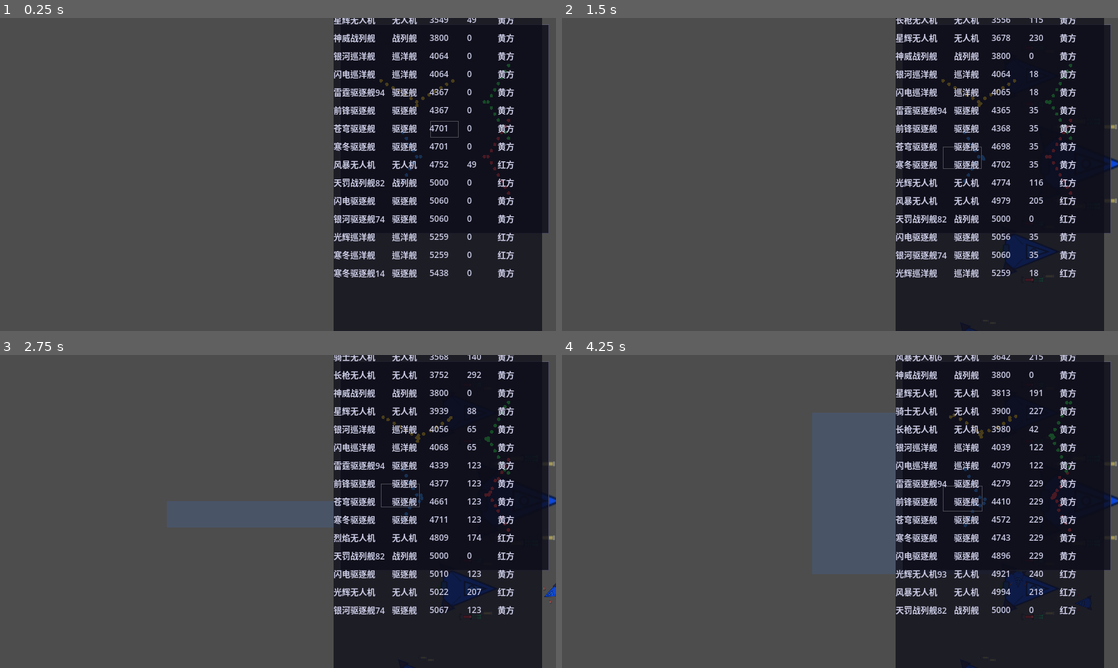
Above: before the commit, frames 1-4 (two rows, left to right).
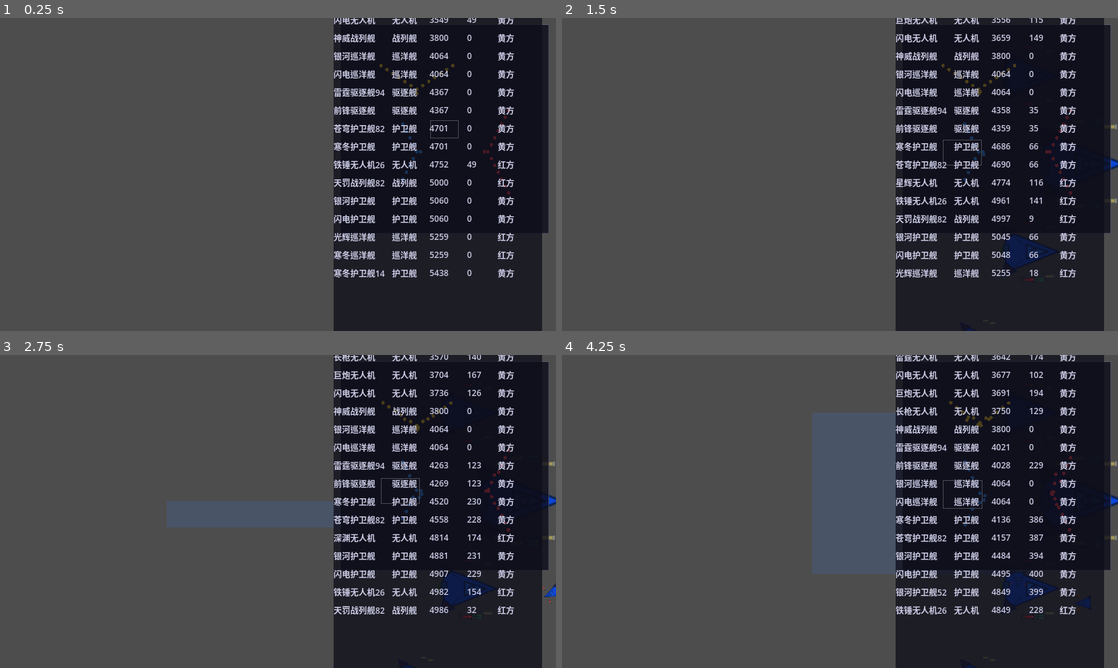
Above: after the commit, the same moments.

Repository: ZhanXuzhao/SpaceRTS
Game: Godot game, scene res://scenes/main.tscn
Two runs of this game, one before a commit and one after it. Both use one fixed random seed, a clock stepped at 60 frames per second and the inputs below.
Inputs (mouse positions are in pixels of both pictures, inside the frame that each line leads up to):
- Up to frame 1 (0.25 s): no input
- Up to frame 2 (1.5 s): click (1001, 21) at 0.52 s; tap Enter at 1.25 s; move the mouse to (962, 158) at 1.27 s; hold W from 1.28 s (still down); tap R at 1.35 s; click (962, 158) at 1.42 s
- Up to frame 3 (2.75 s): release W at 2 s; drag from (166, 527) to (517, 502) at 2.02 s
- Up to frame 4 (4.25 s): move the mouse to (895, 442) at 2.77 s; hold W 2.78-3.5 s; tap H at 2.85 s; drag from (812, 574) to (1029, 414) at 3.52 s

The runs differ from the first frame. In frame 1, 1.3% of the frame differs, in the area x 60-92%, y 0-83%; in frame 2, 1.8%; in frame 3, 2.7%; in frame 4, 3.9%, in the area x 60-94%, y 0-83%.

Commit message:
阵营初始化可配置：faction_config 移到 game_config.gd，AI 指挥官偏好随机分配

Diff:
--- a/game_config.gd
+++ b/game_config.gd
@@ -90,9 +90,7 @@
 # ===== 相机 =====
 const SCROLL_SPEED := 1000.0
 
-# ===== 舰队配置 =====
-# 每个阵营独立配置，数组 [随机, 护卫舰, 驱逐舰, 巡洋舰, 战列舰]
-const FLEET_BLUE   := [0, 4, 2, 2, 1]
-const FLEET_RED    := [0, 8, 2, 2, 1]
-const FLEET_YELLOW := [0, 2, 8, 2, 1]
-const FLEET_GREEN  := [0, 2, 2, 8, 1]
+# ===== 阵营配置 =====
+## 二维数组：[[随机船, 护卫舰, 驱逐舰, 巡洋舰, 战列舰], ...]
+## a.length = 阵营数量，a[0] = 玩家阵营，其余为AI阵营
+static var faction_config: Array = [[0, 4, 2, 2, 1], [0, 8, 2, 2, 1], [0, 8, 2, 2, 1]]
--- a/scripts/main.gd
+++ b/scripts/main.gd
@@ -65,6 +65,34 @@
 var _overlay: CanvasLayer
 
 
+# ----- 阵营属性查找表 -----
+const _TEAM_COLORS := {
+	Unit.Team.BLUE: Color(0.2, 0.5, 1.0),
+	Unit.Team.RED: Color(1.0, 0.25, 0.25),
+	Unit.Team.YELLOW: Color(1.0, 0.8, 0.1),
+	Unit.Team.GREEN: Color(0.2, 1.0, 0.3),
+}
+const _TEAM_DIRECTIONS := {
+	Unit.Team.BLUE: Vector2.RIGHT,
+	Unit.Team.RED: Vector2.LEFT,
+	Unit.Team.YELLOW: Vector2.DOWN,
+	Unit.Team.GREEN: Vector2.DOWN,
+}
+## 每个阵营的初始位置（与阵营枚举索引对应）
+const _SPAWN_POSITIONS := {
+	Unit.Team.BLUE: Vector2(1000, 800),
+	Unit.Team.RED: Vector2(6000, 800),
+	Unit.Team.YELLOW: Vector2(1000, -3000),
+	Unit.Team.GREEN: Vector2(6000, -3000),
+}
+const _TEAM_NAMES := {
+	Unit.Team.BLUE: "蓝队",
+	Unit.Team.RED: "红队",
+	Unit.Team.YELLOW: "黄队",
+	Unit.Team.GREEN: "绿队",
+}
+
+
 func _ready() -> void:
 	# 暂停时 Main 仍需接收输入
 	process_mode = Node.PROCESS_MODE_ALWAYS
@@ -188,14 +216,9 @@
 	# 只剩一个阵营存活时结束
 	if alive.keys().size() <= 1:
 		_game_over = true
-		if alive.has(Unit.Team.BLUE):
-			_winner = "蓝队"
-		elif alive.has(Unit.Team.RED):
-			_winner = "红队"
-		elif alive.has(Unit.Team.YELLOW):
-			_winner = "黄队"
-		elif alive.has(Unit.Team.GREEN):
-			_winner = "绿队"
+		if alive.size() == 1:
+			var surviving_team = alive.keys()[0]
+			_winner = _team_to_name(surviving_team)
 		else:
 			_winner = "无"
 		_overlay.show(); _overlay.build_menu()
@@ -653,23 +676,21 @@
 
 
 func _ai_controller_init() -> void:
-	# 红方指挥官：优先攻击小船
-	var ai_red = _AI_CTL_SCRIPT.new()
-	ai_red.init(_units, Unit.Team.RED, _AI_CTL_SCRIPT.TargetPref.SMALL_FIRST)
-	add_child(ai_red)
-	_ai_controllers.append(ai_red)
-
-	# 黄方指挥官：优先攻击大船
-	var ai_yellow = _AI_CTL_SCRIPT.new()
-	ai_yellow.init(_units, Unit.Team.YELLOW, _AI_CTL_SCRIPT.TargetPref.BIG_FIRST)
-	add_child(ai_yellow)
-	_ai_controllers.append(ai_yellow)
-
-	# 绿方指挥官：优先攻击总威胁度最高的阵营中的高威胁单位
-	var ai_green = _AI_CTL_SCRIPT.new()
-	ai_green.init(_units, Unit.Team.GREEN, _AI_CTL_SCRIPT.TargetPref.THREAT_FOCUS)
-	add_child(ai_green)
-	_ai_controllers.append(ai_green)
+	# 除第一个阵营（玩家）外，其余阵营由AI指挥官控制，偏好随机分配
+	var prefs = [
+		_AI_CTL_SCRIPT.TargetPref.SMALL_FIRST,
+		_AI_CTL_SCRIPT.TargetPref.BIG_FIRST,
+		_AI_CTL_SCRIPT.TargetPref.THREAT_FOCUS,
+	]
+	var max_teams = 4
+	var count = mini(GameConfig.faction_config.size(), max_teams)
+	for i in range(1, count):
+		var team = _index_to_team(i)
+		var pref = prefs[randi() % prefs.size()]
+		var ai = _AI_CTL_SCRIPT.new()
+		ai.init(_units, team, pref)
+		add_child(ai)
+		_ai_controllers.append(ai)
 
 
 func _find_unit_at_world(world_pos: Vector2) -> Unit:
@@ -698,6 +719,20 @@
 	return null
 
 
+## 阵营索引 → Team 枚举（最多支持4个阵营）
+static func _index_to_team(index: int) -> Unit.Team:
+	match index:
+		0: return Unit.Team.BLUE
+		1: return Unit.Team.RED
+		2: return Unit.Team.YELLOW
+		3: return Unit.Team.GREEN
+	return Unit.Team.BLUE
+
+## Team 枚举 → 中文阵营名
+static func _team_to_name(team: Unit.Team) -> String:
+	return _TEAM_NAMES.get(team, "未知")
+
+
 func _draw_overlay() -> void:
 	"""在 CanvasLayer 上绘制临时游戏结束画面（屏幕坐标）"""
 	var vsize = get_viewport().get_visible_rect().size
@@ -705,7 +740,7 @@
 	if _game_over:
 		draw_rect(Rect2(Vector2.ZERO, vsize), Color(0, 0, 0, 0.65), true)
 		var center = vsize / 2
-		var is_victory = _winner == "蓝队"
+		var is_victory = _winner == _team_to_name(Unit.Team.BLUE)
 		var title = "胜利" if is_victory else "失败"
 		var title_color = Color(0.3, 1.0, 0.5) if is_victory else Color(1.0, 0.3, 0.3)
 		var font = ThemeDB.fallback_font
@@ -895,13 +930,16 @@
 	Unit.team_scores.clear()
 	Unit.reset_weapon_stats()
 
-	# 四方正方形分布
-	_spawn_fleet(Unit.Team.BLUE, 1000, GameConfig.FLEET_BLUE, 800)         # 左下
-	_spawn_fleet(Unit.Team.RED, 6000, GameConfig.FLEET_RED, 800)           # 右下
-	_spawn_fleet(Unit.Team.YELLOW, 1000, GameConfig.FLEET_YELLOW, -3000)   # 左上
-	_spawn_fleet(Unit.Team.GREEN, 6000, GameConfig.FLEET_GREEN, -3000)     # 右上
-
-	# 镜头缩放到刚好显示双方所有舰队
+	# 根据 GameConfig.faction_config 动态生成阵营
+	var max_teams = 4
+	var count = mini(GameConfig.faction_config.size(), max_teams)
+	for i in range(count):
+		var team = _index_to_team(i)
+		var config: Array = GameConfig.faction_config[i]
+		var pos = _SPAWN_POSITIONS[team]
+		_spawn_fleet(team, pos.x, config, pos.y)
+
+	# 镜头缩放到刚好显示所有舰队
 	_fit_camera_to_fleets()
 
 
@@ -927,21 +965,8 @@
 
 
 func _spawn_fleet(team: Unit.Team, center_x: int, config: Array, center_y: float = 500.0, facing_rotation: float = NAN) -> void:
-	var color: Color
-	var forward_dir: Vector2
-	match team:
-		Unit.Team.BLUE:
-			color = Color(0.2, 0.5, 1.0)
-			forward_dir = Vector2.RIGHT
-		Unit.Team.RED:
-			color = Color(1.0, 0.25, 0.25)
-			forward_dir = Vector2.LEFT
-		Unit.Team.YELLOW:
-			color = Color(1.0, 0.8, 0.1)
-			forward_dir = Vector2.DOWN
-		Unit.Team.GREEN:
-			color = Color(0.2, 1.0, 0.3)
-			forward_dir = Vector2.LEFT
+	var color = _TEAM_COLORS[team]
+	var forward_dir = _TEAM_DIRECTIONS[team]
 	var y_center = center_y
 
 	# 解析配置并排序
